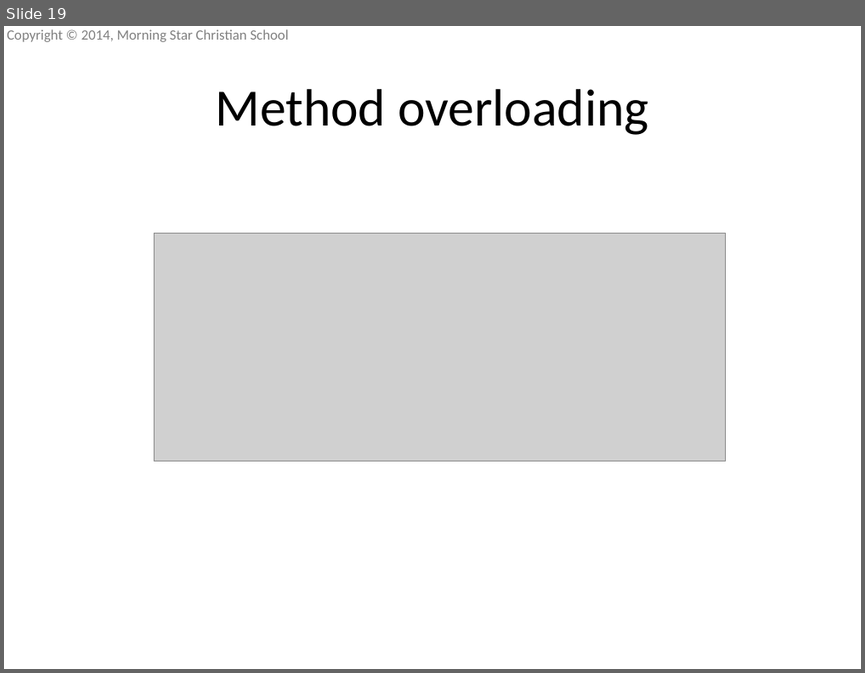
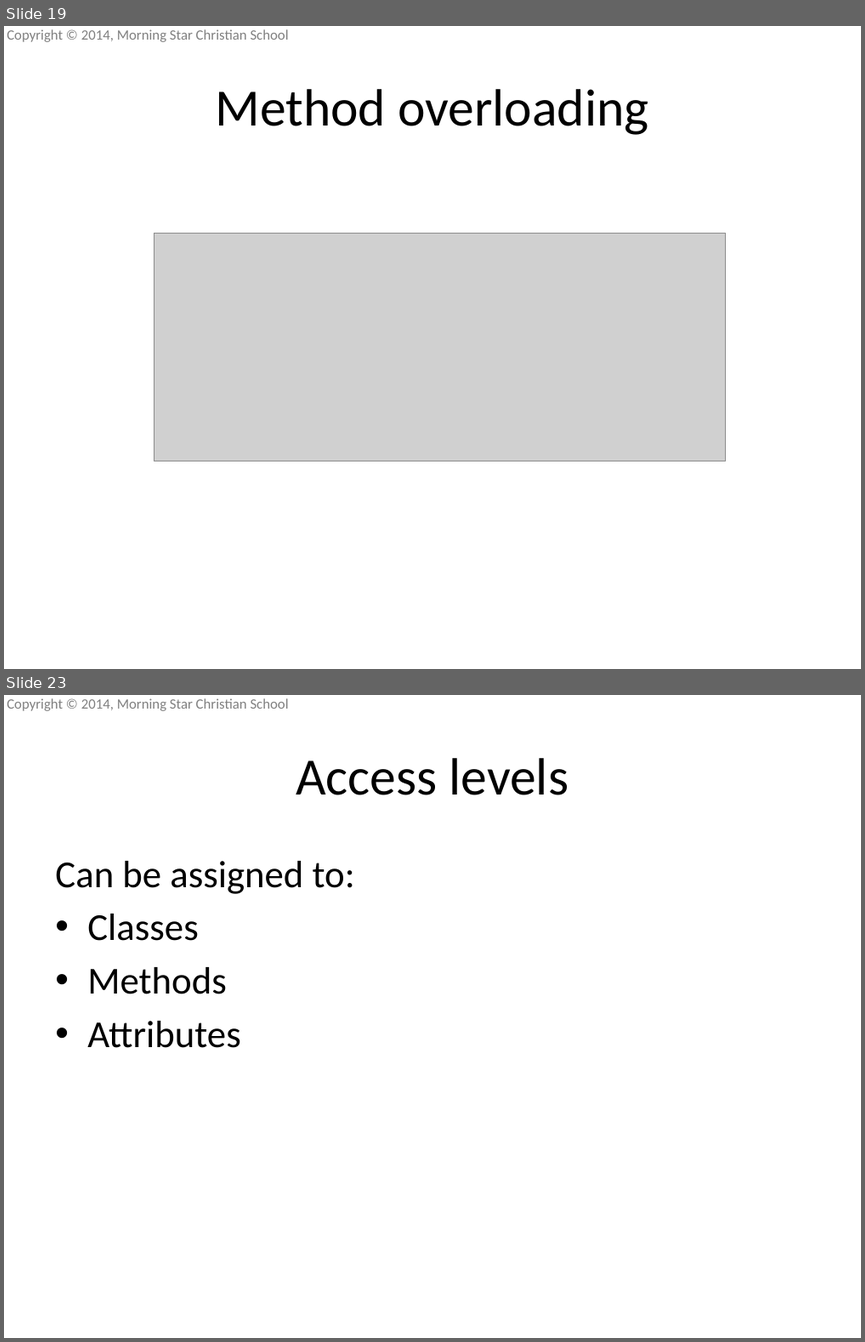
Before and after one commit to mscsbend/presentations, a slide deck: Lesson 5.pptx. Shown one above the other, each under a label of ours: slide 19 before the commit, slides 19 and 23 after it; the slides between them are not shown. The pictures are 865x673 and 865x1342 pixels, drawn with LibreOffice and Linux fonts; fonts in the diff are those of the drawing; grey boxes stand for pictures; background and template pictures are left out. Boxes give left, top, right and bottom in pixels: in the first picture for what was removed or moved away, otherwise in the second. Text is boxed around its words. In the diff, an @@ line names an element or a change of style, - is before the commit and + after.

Commit message:
Added access levels

```diff
--- a/Lesson 5.pptx
+++ b/Lesson 5.pptx
@@ slide 23 added at (4, 695, 861, 1338), background picture (left out); not listed: 1 template element that a slide beside it also shows @@
@@ title added at (296, 758, 568, 795), 44 pt, text #000000 @@
+Access levels
@@ text added at (55, 861, 355, 1048), 32 pt, text #000000 @@
+Can be assigned to:
+• Classes
+• Methods
+• Attributes
```
Also in this commit, not shown: 1 slide changed, 7 other slides added.
